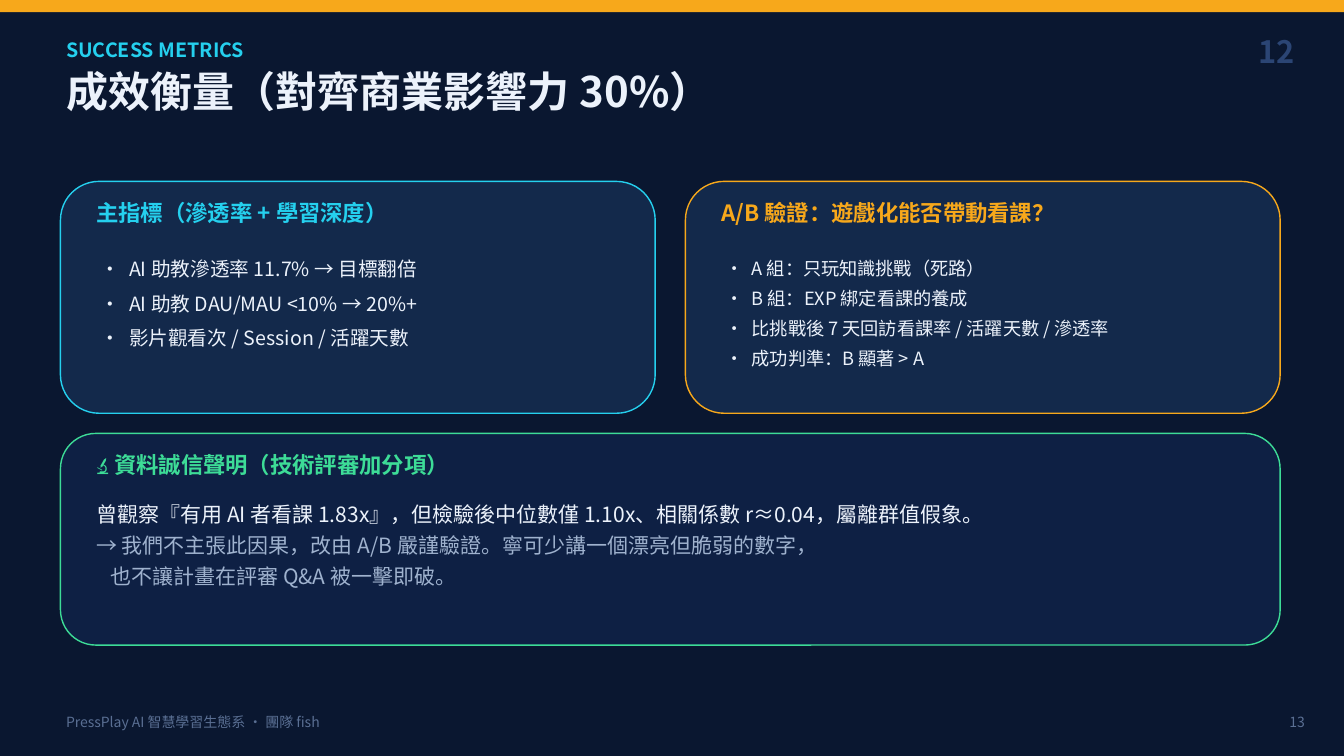
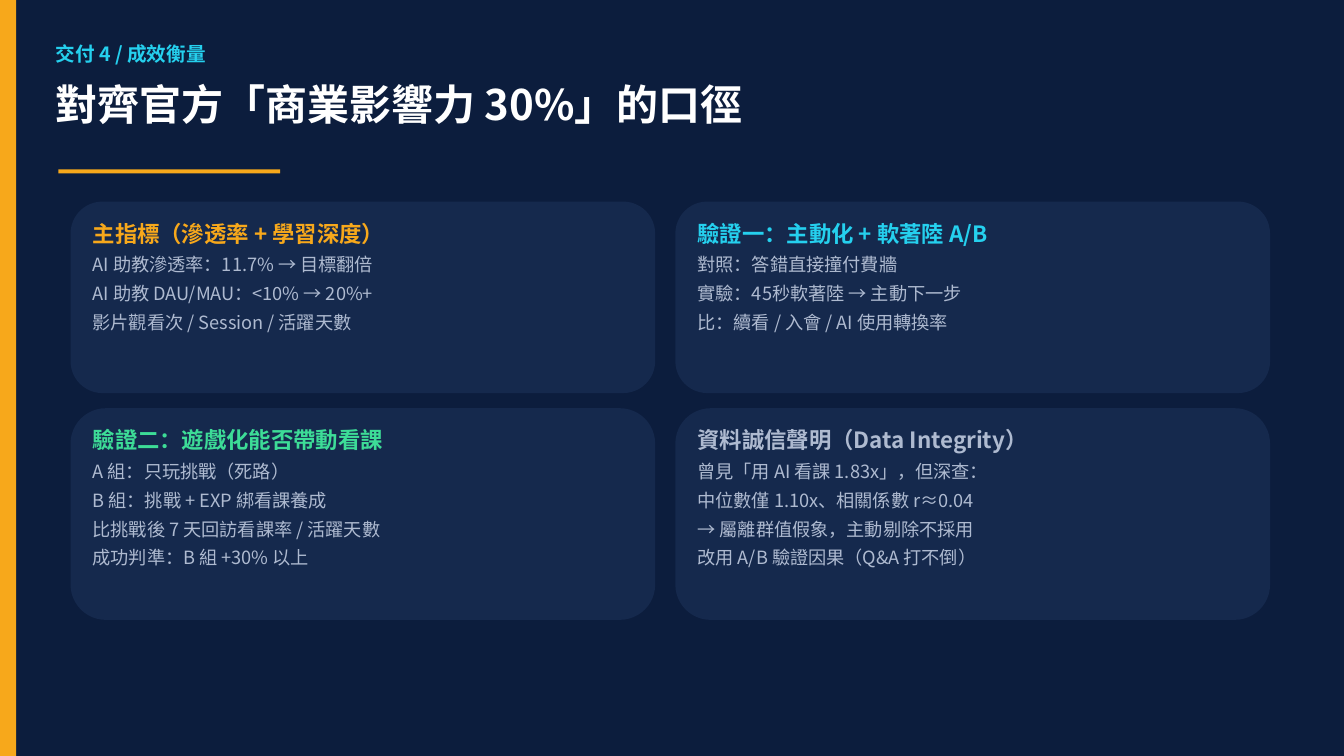
Before and after one commit to a96020183/ppa-ai-hackathon-fish, a slide deck: slide 12 of docs/PPA_AI_Hackathon_簡報.pptx (slide 13 before the commit). Drawn at 1344x756 pixels with LibreOffice and Linux fonts; fonts in the diff are those of the drawing. Boxes give left, top, right and bottom in pixels: in the first picture for what was removed or moved away, otherwise in the second. Text is boxed around its words. In the diff, an @@ line names an element or a change of style, - is before the commit and + after.

Commit message:
docs: regenerate full pitch deck (17 slides, flow<->outcome mapping) aligned to final demo; sync slide outline + chat record

```diff
--- a/docs/PPA_AI_Hackathon_簡報.pptx
+++ b/docs/PPA_AI_Hackathon_簡報.pptx
@@ background #0A1730 to #FFFFFF @@
@@ rectangle removed at [0, 0, 1344, 12] @@
@@ rectangle added at [0, 0, 1344, 756], fill #0C1D3D @@
@@ rectangle added at [0, 0, 16, 756], fill #F7A81B @@
@@ text added at [55, 44, 205, 63], 14 pt, text #25D0EE, bold @@
+交付 4 / 成效衡量
@@ text removed at [66, 42, 245, 58] @@
-SUCCESS METRICS
@@ text removed at [1258, 40, 1294, 63] @@
-12
@@ text at [55, 84, 743, 124]: text changed; text colour #ECF2FB to #FFFFFF @@
-成效衡量（對齊商業影響力 30%）
+對齊官方「商業影響力 30%」的口徑
@@ rectangle added at [58, 169, 280, 173], fill #F7A81B @@
@@ rounded rectangle: place and size @@
-rounded rectangle at [60, 181, 655, 413]
+rounded rectangle at [71, 202, 655, 393]
@@ rounded rectangle at [71, 202, 655, 393]: fill #13294B to #15294D; outline #25D0EE 1 pt to none @@
@@ text removed at [96, 202, 388, 223] @@
-主指標（滲透率 + 學習深度）
@@ rounded rectangle: place and size @@
-rounded rectangle at [686, 181, 1280, 413]
+rounded rectangle at [676, 202, 1270, 393]
@@ rounded rectangle at [676, 202, 1270, 393]: fill #13294B to #15294D; outline #F7A81B 1 pt to none @@
@@ text removed at [721, 202, 1055, 225] @@
-A/B 驗證：遊戲化能否帶動看課？
@@ text at [93, 223, 384, 331]: text changed; size 14 to 13 pt; text colour #ECF2FB to #AEBAD0 @@
-• AI 助教滲透率 11.7% → 目標翻倍
-• AI 助教 DAU/MAU <10% → 20%+
-• 影片觀看次 / Session / 活躍天數
+主指標（滲透率 + 學習深度）
+AI 助教滲透率：11.7% → 目標翻倍
+AI 助教 DAU/MAU：<10% → 20%+
+影片觀看次 / Session / 活躍天數
@@ text added at [698, 223, 987, 331], 13 pt, text #AEBAD0 @@
+驗證一：主動化 + 軟著陸 A/B
+對照：答錯直接撞付費牆
+實驗：45秒軟著陸 → 主動下一步
+比：續看 / 入會 / AI 使用轉換率
@@ rounded rectangle added at [71, 408, 655, 620], fill #15294D @@
@@ rounded rectangle added at [676, 408, 1270, 620], fill #15294D @@
@@ rounded rectangle removed at [60, 434, 1280, 645] @@
@@ text at [93, 429, 383, 566]: text changed; text colour #ECF2FB to #AEBAD0 @@
-• A 組：只玩知識挑戰（死路）
-• B 組：EXP 綁定看課的養成
-• 比挑戰後 7 天回訪看課率 / 活躍天數 / 滲透率
-• 成功判準：B 顯著 > A
+驗證二：遊戲化能否帶動看課
+A 組：只玩挑戰（死路）
+B 組：挑戰 + EXP 綁看課養成
+比挑戰後 7 天回訪看課率 / 活躍天數
+成功判準：B 組 +30% 以上
@@ text added at [698, 429, 1028, 568], 13 pt, text #AEBAD0 @@
+資料誠信聲明（Data Integrity）
+曾見「用 AI 看課 1.83x」，但深查：
+中位數僅 1.10x、相關係數 r≈0.04
+→ 屬離群值假象，主動剔除不採用
+改用 A/B 驗證因果（Q&A 打不倒）
@@ text removed at [114, 454, 449, 475] @@
-🔬 資料誠信聲明（技術評審加分項）
@@ text removed at [96, 504, 983, 588] @@
-曾觀察『有用 AI 者看課 1.83x』，但檢驗後中位數僅 1.10x、相關係數 r≈0.04，屬離群值假象。
-→ 我們不主張此因果，改由 A/B 嚴謹驗證。寧可少講一個漂亮但脆弱的數字，
-也不讓計畫在評審 Q&A 被一擊即破。
@@ text removed at [66, 715, 319, 730] @@
-PressPlay AI 智慧學習生態系 · 團隊 fish
@@ text removed at [1289, 717, 1305, 727] @@
-13
```
Also in this commit, not shown: 5 other slides changed, 11 slides added, 11 slides removed, 3 other files.
